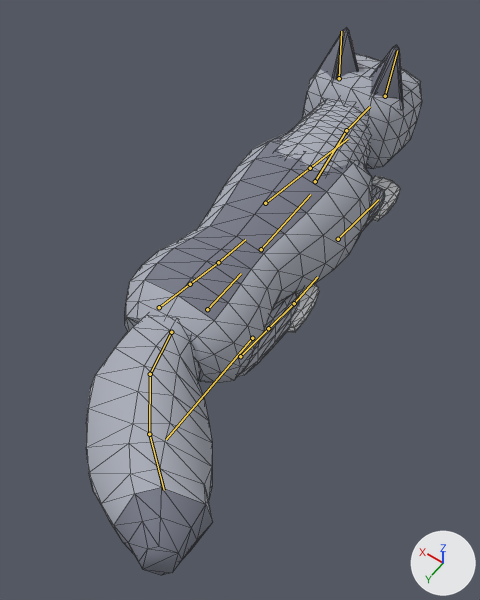
One commit to the glTF model model/pet_wolf.glb: the scene before it, then after it.
Both versions are drawn from a 50 mm lens placed at (-1.1, 1.66, 2.51), pointed at (-0.11, 0.27, 0.33). The axes (+X, +Y, +Z) are drawn at lower right. The lights are the same throughout. The older version comes first. Both versions are drawn at frame 20 of the action 'wolf_lie'; the numbers are the values there. The bones that change, and the others that lie on the model, are drawn over the model as lines. Mesh edges are drawn as thin lines.

Names of what the first picture shows: 'Wolf'.
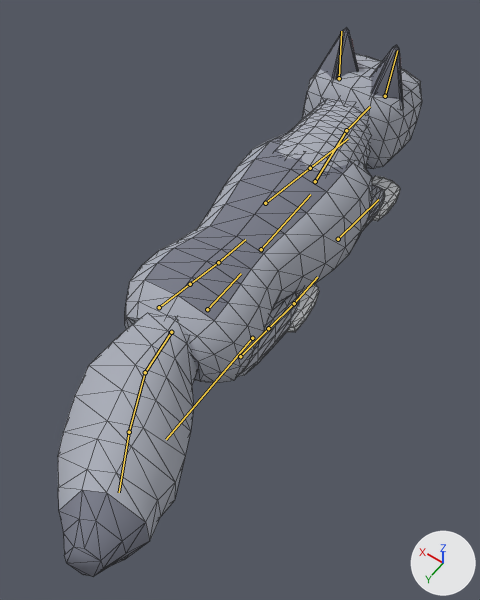
What differs and where, as boxes (x1, y1, x2, y2) in the pictures (480 x 600 px):
'Wolf', posed (8% wider): before (86, 27, 422, 575); after (58, 27, 422, 576)
bone 'tail_1', root to tip: before (171, 332) to (150, 374); after (171, 332) to (145, 372)
bone 'tail_2', root to tip: before (150, 374) to (149, 434); after (145, 372) to (129, 432)
bone 'tail_3', root to tip: before (149, 434) to (164, 490); after (129, 432) to (119, 492)

The change in detail:
Bone 'tail_1' (bone_tail_1) turns from (-39, 23, 4) to (-39, 19, 0) degrees about its own x, y and z.
Bone 'tail_2' (bone_tail_2) turns from (-13, 23, 15) to (-12, 21, 9) degrees about its own x, y and z.
Bone 'tail_3' (bone_tail_3) turns from (-2, 23, 19) to (1, 21, 14) degrees about its own x, y and z.
